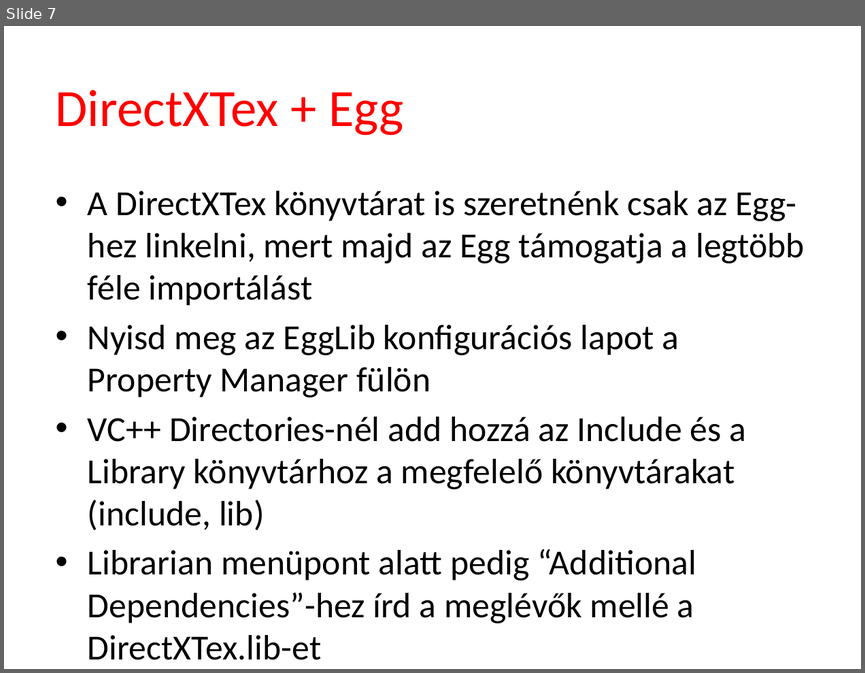
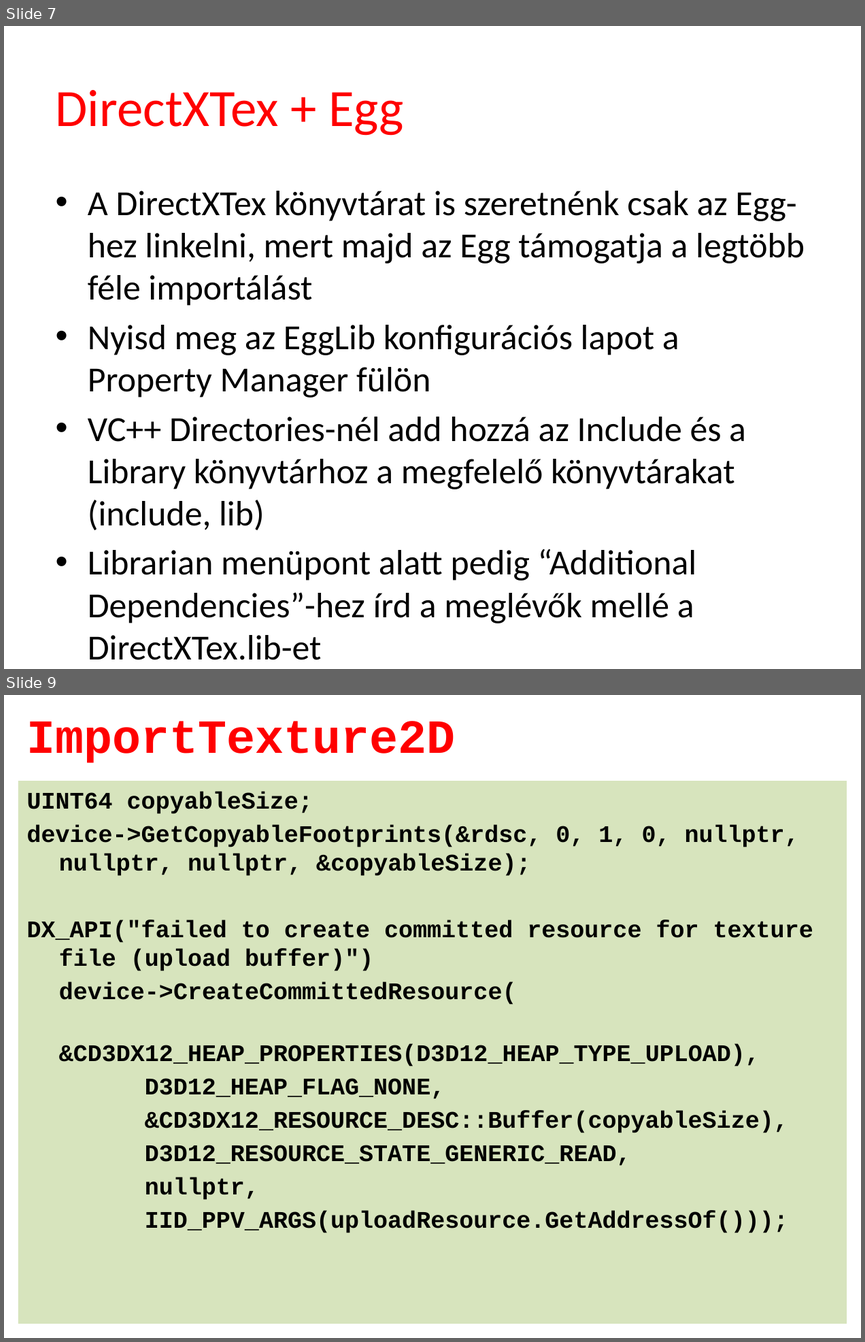
Before and after one commit to tyekx/dx12, a slide deck: Slides/ggl004-Textures.pptx. Shown one above the other, each under a label of ours: slide 7 before the commit, slides 7 and 9 after it; the slides between them are not shown. The pictures are 865x673 and 865x1342 pixels, drawn with LibreOffice and Linux fonts; fonts in the diff are those of the drawing; background and template pictures are left out. Boxes give left, top, right and bottom in pixels: in the first picture for what was removed or moved away, otherwise in the second. Text is boxed around its words. In the diff, an @@ line names an element or a change of style, - is before the commit and + after.

```diff
--- a/Slides/ggl004-Textures.pptx
+++ b/Slides/ggl004-Textures.pptx
@@ slide 9 added at [4,695,861,1338], background #FFFFFF @@
@@ title added at [27,721,456,763], 40 pt, text #FF0000, bold @@
+ImportTexture2D
@@ text added at [18,781,847,1323], fill #D7E4BD, 20 pt, text #000000, bold @@
+UINT64 copyableSize;
+device->GetCopyableFootprints(&rdsc, 0, 1, 0, nullptr, nullptr, nullptr, &copyableSize);
+DX_API("failed to create committed resource for texture file (upload buffer)")
+device->CreateCommittedResource(
+&CD3DX12_HEAP_PROPERTIES(D3D12_HEAP_TYPE_UPLOAD),
+D3D12_HEAP_FLAG_NONE,
+&CD3DX12_RESOURCE_DESC::Buffer(copyableSize),
+D3D12_RESOURCE_STATE_GENERIC_READ,
+nullptr,
+IID_PPV_ARGS(uploadResource.GetAddressOf()));
```
Also in this commit, not shown: 8 other slides added, 9 other files.
